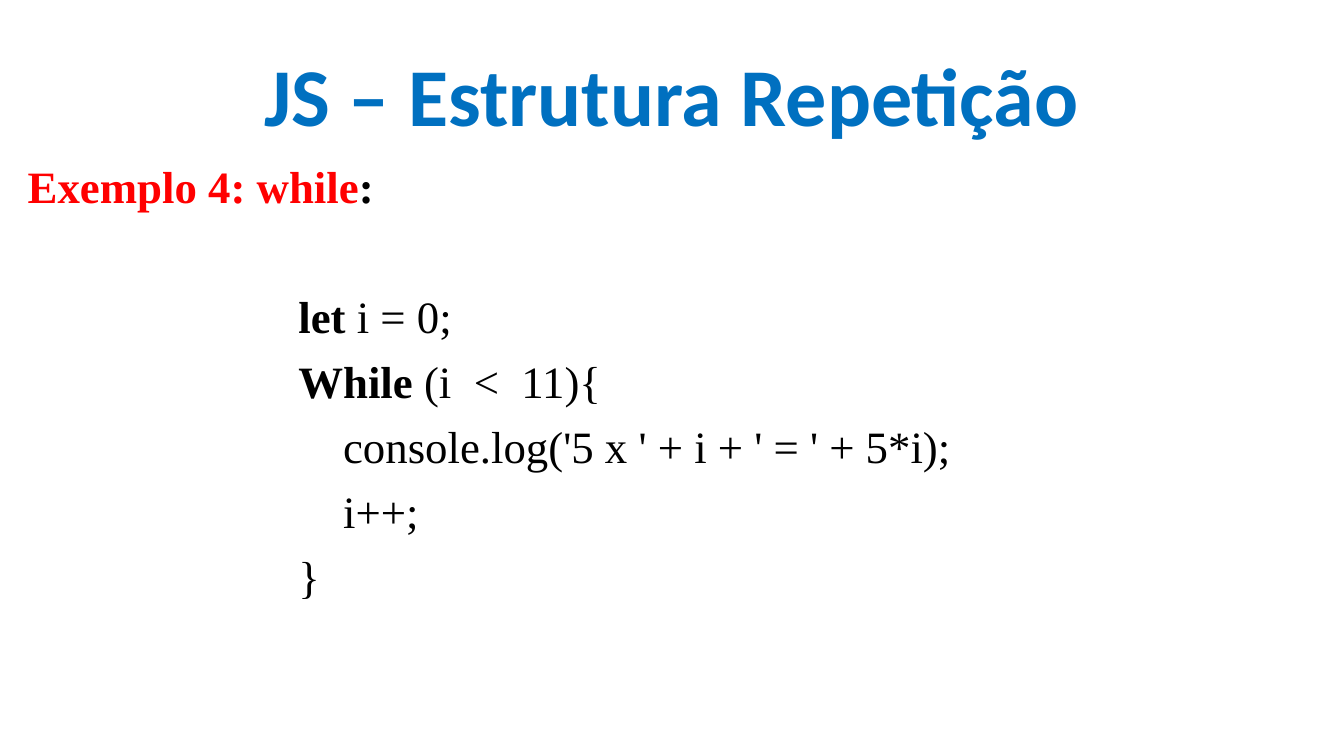
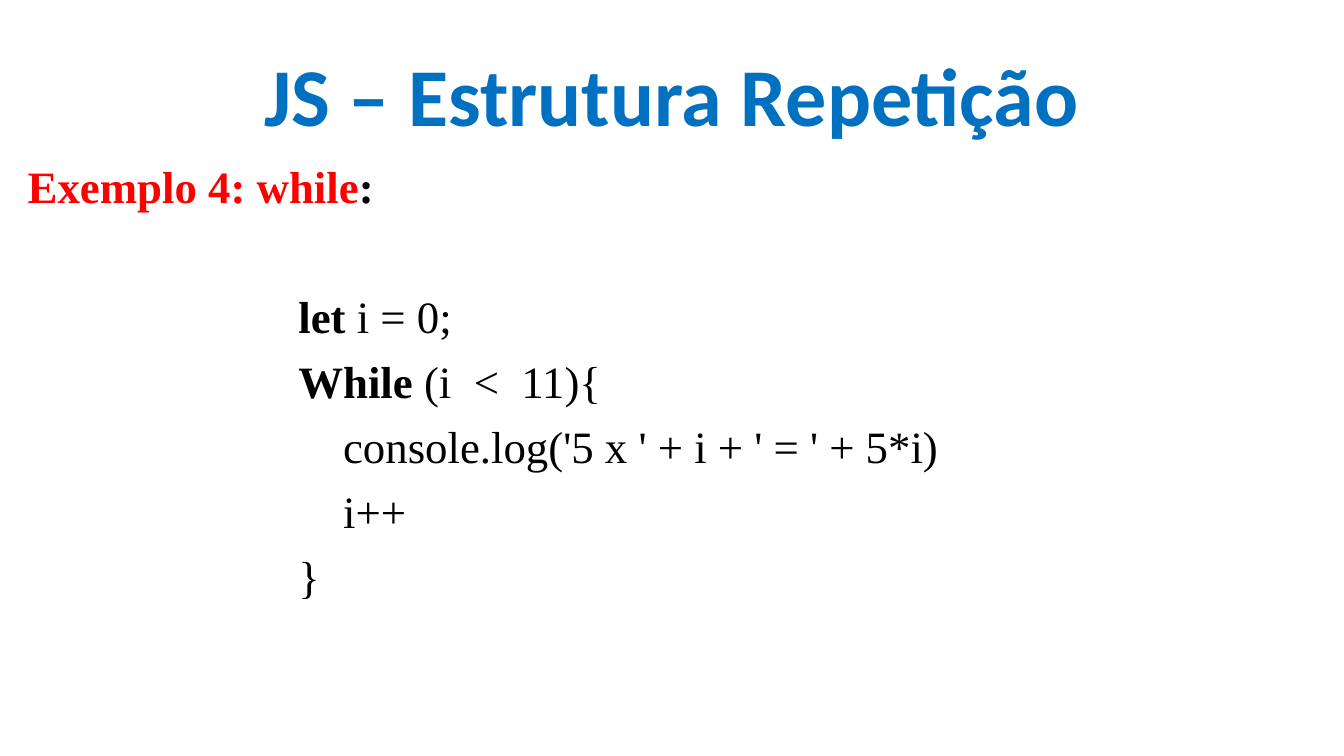
Before and after one commit to CloudEducationBrazil/WydenDesenvolvimentoWebPHP, a slide deck: slide 25 of 01 Classes/Aula 09 Desenvolvimento Web PHP - JS.pptx. Drawn at 1344x756 pixels with LibreOffice and Linux fonts; fonts in the diff are those of the drawing; background and template pictures are left out. Boxes give left, top, right and bottom in pixels: in the first picture for what was removed or moved away, otherwise in the second. Text is boxed around its words. In the diff, an @@ line names an element or a change of style, - is before the commit and + after.

```diff
--- a/01 Classes/Aula 09 Desenvolvimento Web PHP - JS.pptx
+++ b/01 Classes/Aula 09 Desenvolvimento Web PHP - JS.pptx
@@ text at (x1=343, y1=432, x2=938, y2=528): text changed @@
-        console.log('5 x ' + i + ' = ' + 5*i);
-        i++;
+        console.log('5 x ' + i + ' = ' + 5*i)
+        i++
```
Also in this commit, not shown: 4 other slides changed.
